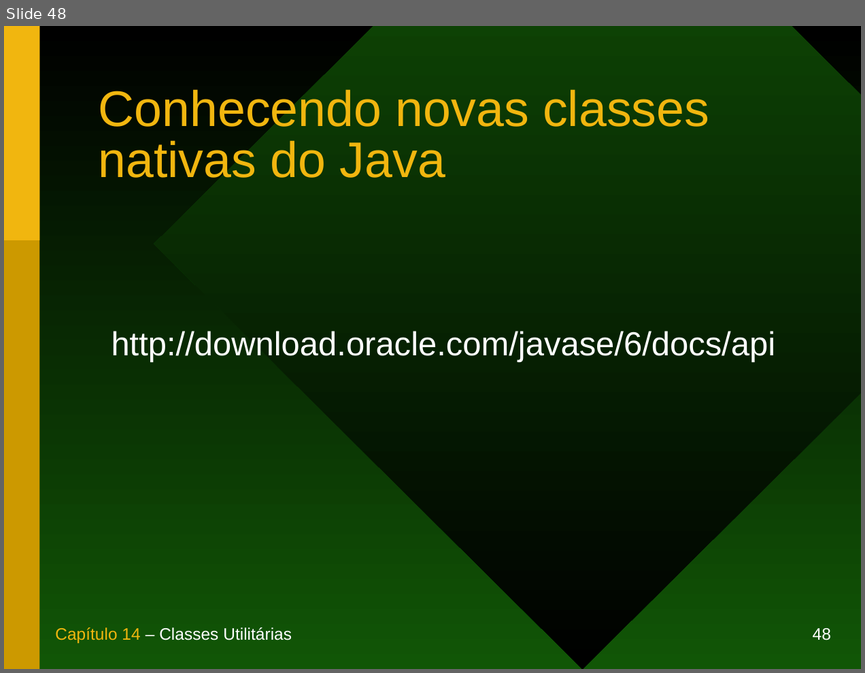
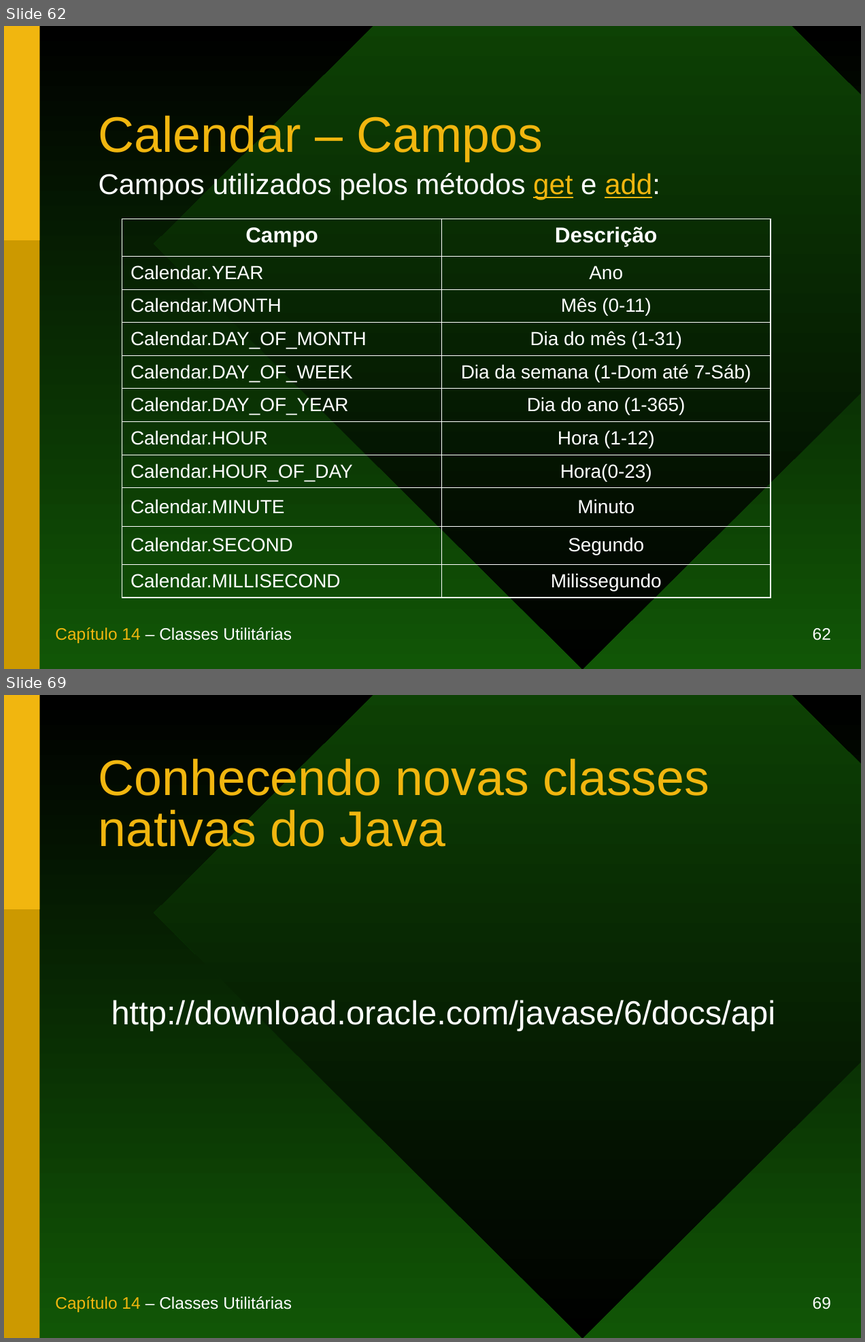
Before and after one commit to duchesqui/slzvieira-training, a slide deck: 1-Java-Programmer-Modulo-I/14.Capitulo14.ppt. Shown one above the other, each under a label of ours: slide 48 before the commit, slides 62 and 69 after it; the slides between them are not shown. The pictures are 865x673 and 865x1342 pixels, drawn with LibreOffice and Linux fonts; fonts in the diff are those of the drawing. Boxes give left, top, right and bottom in pixels: in the first picture for what was removed or moved away, otherwise in the second. Text is boxed around its words. In the diff, an @@ line names an element or a change of style, - is before the commit and + after.

```diff
--- a/1-Java-Programmer-Modulo-I/14.Capitulo14.ppt
+++ b/1-Java-Programmer-Modulo-I/14.Capitulo14.ppt
@@ slide 62 added at <box>4,26,861,669</box>, background gradient #000000 to #115606; not listed: 5 template elements that a slide beside it also shows @@
@@ title added at <box>99,112,543,161</box>, 42 pt, text #F1B60F @@
+Calendar – Campos
@@ text added at <box>99,173,660,200</box>, 24 pt, text #FFFFFF @@
+Campos utilizados pelos métodos get e add:
@@ table added at <box>122,219,770,597</box>, 11 rows, 2 columns @@
+Campo | Descrição
+Calendar.YEAR | Ano
+Calendar.MONTH | Mês (0-11)
+Calendar.DAY_OF_MONTH | Dia do mês (1-31)
+Calendar.DAY_OF_WEEK | Dia da semana (1-Dom até 7-Sáb)
+Calendar.DAY_OF_YEAR | Dia do ano (1-365)
+Calendar.HOUR | Hora (1-12)
+Calendar.HOUR_OF_DAY | Hora(0-23)
+Calendar.MINUTE | Minuto
+Calendar.SECOND | Segundo
+Calendar.MILLISECOND | Milissegundo
@@ what was slide 48 is now slide 69 @@
@@ page number at <box>813,1297,831,1309</box>: text changed @@
-48
+69
```
Also in this commit, not shown: 2 slides changed, 20 other slides added.
